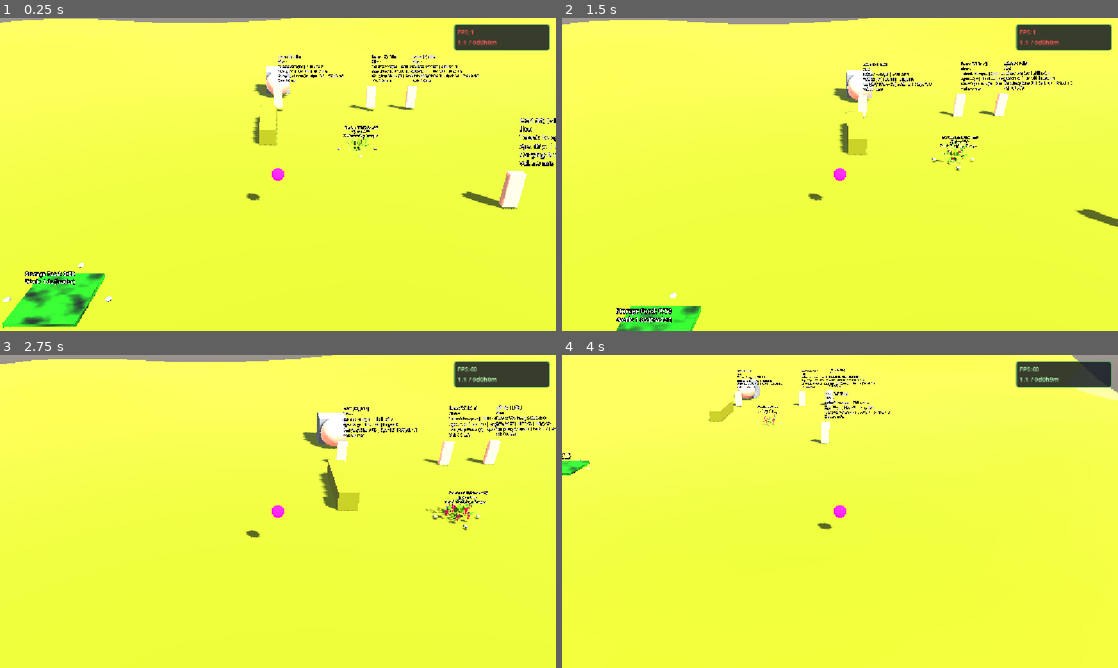
Above: before the commit, frames 1-4 (two rows, left to right).
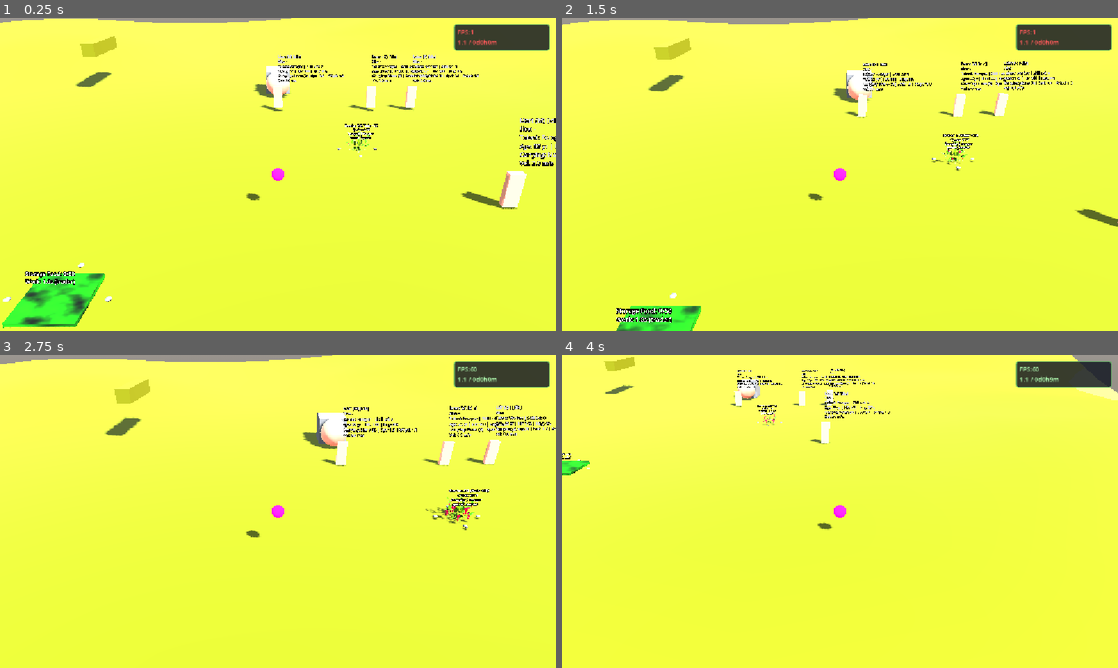
Above: after the commit, the same moments.

Repository: snowydad/Tribe
Game: Godot game, scene res://src/main/main.tscn
The game is run twice, just before and just after one commit, with the same random seed, the same clock (stepped at 60 frames per second) and the same inputs. The project has no main scene, so this scene is started directly.
Inputs (mouse positions are in pixels of both pictures, inside the frame that each line leads up to):
- Up to frame 1 (0.25 s): no input
- Up to frame 2 (1.5 s): tap Enter at 0.5 s; move the mouse to (962, 158) at 0.52 s; tap 0 at 0.6 s; click (962, 158) at 0.67 s; tap Space at 1.25 s; drag from (728, 190) to (812, 237) at 1.27 s
- Up to frame 3 (2.75 s): tap Enter at 2 s; move the mouse to (333, 442) at 2.02 s; tap 2 at 2.1 s; click (333, 442) at 2.17 s
- Up to frame 4 (4 s): tap Space at 2.75 s; drag from (812, 574) to (673, 464) at 2.77 s; move the mouse to (1006, 558) at 3.52 s; tap 4 at 3.6 s; click (1006, 558) at 3.67 s

The runs differ from the first frame. In frame 1, 0.9% of the frame differs, in the area x 13-68%, y 5-41%; in frame 2, 1.0%; in frame 3, 1.3%, in the area x 18-88%, y 7-50%; in frame 4, 0.4%.

Commit message:
Berries refactoring

Diff:
--- a/src/characters/character.gd
+++ b/src/characters/character.gd
@@ -256,6 +256,22 @@
 
 # --- УПРАВЛЕНИЕ АНИМАЦИЕЙ ---
 
+
+## work_anim с WorkSite-объекта (без WorkSite.get_anim — class_name cache)
+func _work_anim_of(site: Node, fallback: String = "work") -> String:
+	if site == null or not is_instance_valid(site):
+		return fallback
+	if site.has_method("get_work_anim"):
+		var a: String = str(site.call("get_work_anim"))
+		if a != "":
+			return a
+	if "work_anim" in site:
+		var a2: String = str(site.work_anim)
+		if a2 != "":
+			return a2
+	return fallback
+
+
 func _update_animation() -> void:
 	if not _anim_player or not is_instance_valid(_anim_player):
 		_anim_player = _find_animation_player(self)
@@ -273,7 +289,13 @@
 		State.EATING:
 			# клип "eat", иначе fallback "work"
 			target_anim = "eat" if _anim_player.has_animation("eat") else "work"
-		State.GATHERING, State.CLEARING:
+		State.GATHERING:
+			target_anim = "work"
+			if target_harvest and is_instance_valid(target_harvest):
+				var wa: String = _work_anim_of(target_harvest, "work")
+				if wa != "":
+					target_anim = wa
+		State.CLEARING:
 			target_anim = "work"
 		State.DELIVERING:
 			if _is_unloading_at_storage:
@@ -282,7 +304,10 @@
 				target_anim = "walk"
 
 	if not _anim_player.has_animation(target_anim):
-		return
+		if target_anim != "work" and _anim_player.has_animation("work"):
+			target_anim = "work"
+		else:
+			return
 	# die — один раз, не рестартить каждый кадр
 	if target_anim == "die":
 		if _death_anim_played:
@@ -1033,6 +1058,13 @@
 		State.EATING:
 			return "eat"
 		State.GATHERING:
+			if target_harvest and is_instance_valid(target_harvest):
+				var wa2: String = _work_anim_of(target_harvest, "")
+				if wa2 != "":
+					return wa2
+				var wt: String = WorkSite.get_type(target_harvest, "")
+				if wt != "":
+					return wt
 			return "gather"
 		State.CLEARING:
 			return "clear"
--- a/src/core/WorkSite.gd
+++ b/src/core/WorkSite.gd
@@ -52,6 +52,18 @@
 	return fallback
 
 
+static func get_anim(node: Node, fallback: String = "work") -> String:
+	if node and node.has_method("get_work_anim"):
+		var a := str(node.call("get_work_anim"))
+		if a != "":
+			return a
+	if node and "work_anim" in node:
+		var a2 := str(node.work_anim)
+		if a2 != "":
+			return a2
+	return fallback
+
+
 static func get_type(node: Node, fallback: String = "") -> String:
 	if node and node.has_method("get_work_type"):
 		return str(node.call("get_work_type"))
--- a/src/environment/berries.gd
+++ b/src/environment/berries.gd
@@ -1,3 +1,4 @@
+# ОБНОВЛЕНО: 2026-10-09 — work_anim; nutrition из items.ini (fallback berries)
 # ОБНОВЛЕНО: 2026-10-08 — WP: nearest free Marker3D (same as storage)
 # ==============================================================================
 # ОБНОВЛЕНО: 2026-10-06 — class_name BerriesSite; berry-логика только здесь
@@ -18,6 +19,7 @@
 @export_group("Work (from ini)")
 @export var work_type: String = "foraging"
 @export var skill: String = "forager"
+@export var work_anim: String = "gather_berries"
 @export var resource_type: String = "berry"
 @export var yield_amount: int = 1
 
@@ -50,26 +52,47 @@
 
 
 func _load_from_config() -> void:
-	if ConfigLoader and ConfigLoader.has_method("get_berries_value"):
+	if not ConfigLoader:
+		return
+
+	var nut_fallback: float = nutrition_value
+
+	# [work]
+	if ConfigLoader.has_method("get_berries_value"):
 		work_time = float(ConfigLoader.get_berries_value("work", "base_work_time", work_time))
 		work_type = str(ConfigLoader.get_berries_value("work", "work_type", work_type))
 		skill = str(ConfigLoader.get_berries_value("work", "skill", skill))
+		work_anim = str(ConfigLoader.get_berries_value("work", "work_anim", work_anim))
 		max_berries = int(ConfigLoader.get_berries_value("output", "max_amount", max_berries))
 		ripening_time = float(ConfigLoader.get_berries_value("output", "ripening_time", ripening_time))
 		resource_type = str(ConfigLoader.get_berries_value("output", "resource_type", resource_type))
 		yield_amount = int(ConfigLoader.get_berries_value("output", "yield_amount", yield_amount))
 		life_cycles_max = int(ConfigLoader.get_berries_value("output", "life_cycles_max", life_cycles_max))
-		nutrition_value = float(ConfigLoader.get_berries_value("nutrition", "nutrition_value", nutrition_value))
-	elif ConfigLoader and ConfigLoader.has_method("get_config_value"):
+		nut_fallback = float(ConfigLoader.get_berries_value("nutrition", "nutrition_value", nutrition_value))
+	elif ConfigLoader.has_method("get_config_value"):
 		work_time = float(ConfigLoader.get_config_value("berries", "work", "base_work_time", work_time))
 		work_type = str(ConfigLoader.get_config_value("berries", "work", "work_type", work_type))
 		skill = str(ConfigLoader.get_config_value("berries", "work", "skill", skill))
+		work_anim = str(ConfigLoader.get_config_value("berries", "work", "work_anim", work_anim))
 		max_berries = int(ConfigLoader.get_config_value("berries", "output", "max_amount", max_berries))
 		ripening_time = float(ConfigLoader.get_config_value("berries", "output", "ripening_time", ripening_time))
 		resource_type = str(ConfigLoader.get_config_value("berries", "output", "resource_type", resource_type))
 		yield_amount = int(ConfigLoader.get_config_value("berries", "output", "yield_amount", yield_amount))
 		life_cycles_max = int(ConfigLoader.get_config_value("berries", "output", "life_cycles_max", life_cycles_max))
-		nutrition_value = float(ConfigLoader.get_config_value("berries", "nutrition", "nutrition_value", nutrition_value))
+		nut_fallback = float(ConfigLoader.get_config_value("berries", "nutrition", "nutrition_value", nutrition_value))
+	else:
+		return
+
+	# сытость: items.ini → resource_type; иначе berries [nutrition]
+	if ConfigLoader.has_method("get_item_nutrition"):
+		nutrition_value = float(ConfigLoader.get_item_nutrition(resource_type, nut_fallback))
+	else:
+		nutrition_value = nut_fallback
+
+	print("[Berries] Config: work=%s anim=%s skill=%s time=%.1f item=%s nut=%.0f cycles=%d" % [
+		work_type, work_anim, skill, work_time, resource_type, nutrition_value, life_cycles_max
+	])
+
 
 
 func _process(delta: float) -> void:
@@ -159,14 +182,23 @@
 	return work_type
 
 
+func get_work_anim() -> String:
+	return work_anim
+
+
 func do_work(_worker: Node = null) -> Dictionary:
 	if not harvest_berry():
 		return {"ok": false, "reason": "not_ready" if not is_dead else "dead"}
+	var nut: float = nutrition_value
+	if ConfigLoader and ConfigLoader.has_method("get_item_nutrition"):
+		nut = float(ConfigLoader.get_item_nutrition(resource_type, nutrition_value))
 	return {
 		"ok": true,
 		"give": {"item": resource_type, "amount": yield_amount},
 		"xp_skill": skill,
-		"nutrition": nutrition_value,
+		"work_type": work_type,
+		"work_anim": work_anim,
+		"nutrition": nut,
 	}
 
 
@@ -241,8 +273,8 @@
 		var progress: float = clampf((_ripen_timer / maxf(ripening_time, 0.001)) * 100.0, 0.0, 100.0)
 		dev_label.text = "Berries: 0/%d\n[Ripening: %.0f%%]\nCycles: %s" % [max_berries, progress, life]
 	else:
-		dev_label.text = "Berries: %d/%d (Nutr: +%.0f)\nCycles: %s\nWork: %s / %s" % [
-			current_berries, max_berries, nutrition_value, life, work_type, skill
+		dev_label.text = "Berries: %d/%d (Nutr: +%.0f)\nCycles: %s\n%s | %s\n%s" % [
+			current_berries, max_berries, nutrition_value, life, work_type, skill, work_anim
 		]
 
 
--- a/src/main/main.tscn
+++ b/src/main/main.tscn
@@ -113,7 +113,7 @@
 transform = Transform3D(1, 2.4796464e-08, 0, 9.022187e-09, 1.0000001, 2.3283064e-09, 1.4901161e-08, 1.0244548e-08, 1.0000001, 4.39073, 1.3461447, 16.559986)
 
 [node name="DevObstacle" parent="." unique_id=1725071813 instance=ExtResource("10_km7bn")]
-transform = Transform3D(1, 0, 0, 0, 1, 0, 0, 0, 1, -0.6014705, 1.259217, 13.374958)
+transform = Transform3D(1, 0, 0, 0, 1, 0, 0, 0, 1, -15.032499, 4.2444477, 2.4883356)
 
 [node name="UI" type="CanvasLayer" parent="." unique_id=1004832540]
 layer = 20
Not shown, changed: assets/config/berries.ini
